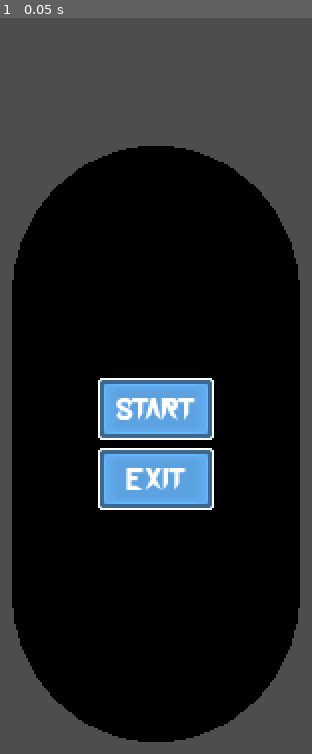
Above: before the commit, frame 1.
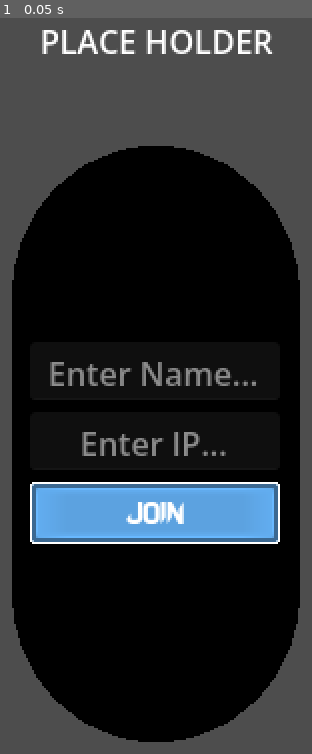
Above: after the commit, the same moment.

Repository: eikap/ggj-2026
Game: Godot game, scene res://Scenes/WebGLTesting.tscn
The game is run twice, just before and just after one commit, with the same random seed, the same clock (stepped at 60 frames per second) and the same inputs. This scene is started directly instead of the project's main scene.
Inputs:
- Up to frame 1 (0.05 s): no input

The runs differ from the first frame. In frame 1, 13% of the frame differs, in the area x 9-90%, y 1-72%.

Commit message:
Adde fonts and updated UI

Diff:
--- a/Scenes/MainMenu.tscn
+++ b/Scenes/MainMenu.tscn
@@ -121,6 +121,20 @@
 grow_vertical = 2
 theme = ExtResource("1_8saeu")
 
+[node name="Title" type="Label" parent="." unique_id=1401671786]
+layout_mode = 1
+anchors_preset = 5
+anchor_left = 0.5
+anchor_right = 0.5
+offset_left = -62.5
+offset_right = 62.5
+offset_bottom = 23.0
+grow_horizontal = 2
+text = "Place Holder"
+horizontal_alignment = 1
+vertical_alignment = 1
+uppercase = true
+
 [node name="CenterContainer" type="CenterContainer" parent="." unique_id=1555548089]
 layout_mode = 1
 anchors_preset = 15
@@ -129,18 +143,20 @@
 grow_horizontal = 2
 grow_vertical = 2
 
-[node name="VBoxContainer" type="VBoxContainer" parent="CenterContainer" unique_id=973249283]
-layout_mode = 2
-
-[node name="TileMapLayer" type="TileMapLayer" parent="CenterContainer/VBoxContainer" unique_id=842321764]
+[node name="Start Menu" type="VBoxContainer" parent="CenterContainer" unique_id=2049251672]
+visible = false
+layout_mode = 2
+
+[node name="TileMapLayer" type="TileMapLayer" parent="CenterContainer/Start Menu" unique_id=808864482]
 tile_set = SubResource("TileSet_df05h")
 
-[node name="Button" type="Button" parent="CenterContainer/VBoxContainer" unique_id=809795461]
+[node name="Start" type="Button" parent="CenterContainer/Start Menu" unique_id=1779629343]
+custom_minimum_size = Vector2(125, 30)
 layout_mode = 2
 text = "Start"
 icon = SubResource("AtlasTexture_853f1")
 
-[node name="NinePatchRect" type="NinePatchRect" parent="CenterContainer/VBoxContainer/Button" unique_id=1891880113]
+[node name="NinePatchRect" type="NinePatchRect" parent="CenterContainer/Start Menu/Start" unique_id=1202473172]
 layout_mode = 1
 anchors_preset = 15
 anchor_right = 1.0
@@ -154,7 +170,7 @@
 patch_margin_right = 4
 patch_margin_bottom = 4
 
-[node name="Label" type="Label" parent="CenterContainer/VBoxContainer/Button" unique_id=290125864]
+[node name="Label2" type="Label" parent="CenterContainer/Start Menu/Start" unique_id=1295308369]
 layout_mode = 1
 anchors_preset = 8
 anchor_left = 0.5
@@ -173,13 +189,13 @@
 vertical_alignment = 1
 uppercase = true
 
-[node name="Button3" type="Button" parent="CenterContainer/VBoxContainer" unique_id=1130476646]
-layout_mode = 2
-text = "
-"
+[node name="Exit" type="Button" parent="CenterContainer/Start Menu" unique_id=1137124415]
+custom_minimum_size = Vector2(125, 30)
+layout_mode = 2
+text = "Exit"
 icon = SubResource("AtlasTexture_853f1")
 
-[node name="NinePatchRect" type="NinePatchRect" parent="CenterContainer/VBoxContainer/Button3" unique_id=2036501386]
+[node name="NinePatchRect" type="NinePatchRect" parent="CenterContainer/Start Menu/Exit" unique_id=158885283]
 layout_mode = 1
 anchors_preset = 15
 anchor_right = 1.0
@@ -193,7 +209,7 @@
 patch_margin_right = 4
 patch_margin_bottom = 4
 
-[node name="Label2" type="Label" parent="CenterContainer/VBoxContainer/Button3" unique_id=1268859550]
+[node name="Label2" type="Label" parent="CenterContainer/Start Menu/Exit" unique_id=1791776594]
 layout_mode = 1
 anchors_preset = 8
 anchor_left = 0.5
@@ -211,3 +227,58 @@
 horizontal_alignment = 1
 vertical_alignment = 1
 uppercase = true
+
+[node name="Join Menu" type="VBoxContainer" parent="CenterContainer" unique_id=1614474952]
+layout_mode = 2
+
+[node name="TileMapLayer" type="TileMapLayer" parent="CenterContainer/Join Menu" unique_id=255610155]
+tile_set = SubResource("TileSet_df05h")
+
+[node name="LineEdit" type="LineEdit" parent="CenterContainer/Join Menu" unique_id=824555037]
+layout_mode = 2
+placeholder_text = "Enter Name..."
+alignment = 1
+
+[node name="LineEdit2" type="LineEdit" parent="CenterContainer/Join Menu" unique_id=1357824178]
+layout_mode = 2
+placeholder_text = "Enter IP..."
+alignment = 1
+
+[node name="Join" type="Button" parent="CenterContainer/Join Menu" unique_id=158275896]
+custom_minimum_size = Vector2(125, 30)
+layout_mode = 2
+text = "Join"
+icon = SubResource("AtlasTexture_853f1")
+
+[node name="NinePatchRect" type="NinePatchRect" parent="CenterContainer/Join Menu/Join" unique_id=506917080]
+layout_mode = 1
+anchors_preset = 15
+anchor_right = 1.0
+anchor_bottom = 1.0
+grow_horizontal = 2
+grow_vertical = 2
+texture = SubResource("AtlasTexture_8um5k")
+region_rect = Rect2(0, 0, 12, 12)
+patch_margin_left = 4
+patch_margin_top = 4
+patch_margin_right = 4
+patch_margin_bottom = 4
+
+[node name="Label2" type="Label" parent="CenterContainer/Join Menu/Join" unique_id=685064482]
+layout_mode = 1
+anchors_preset = 8
+anchor_left = 0.5
+anchor_top = 0.5
+anchor_right = 0.5
+anchor_bottom = 0.5
+offset_left = -20.0
+offset_top = -9.0
+offset_right = 20.0
+offset_bottom = 9.0
+grow_horizontal = 2
+grow_vertical = 2
+theme_override_fonts/font = ExtResource("4_ghw46")
+text = "Join"
+horizontal_alignment = 1
+vertical_alignment = 1
+uppercase = true
--- /dev/null
+++ b/UI/Elements/button.gd
@@ -0,0 +1,21 @@
+@tool
+extends Button
+
+@onready var label: Label = $Label
+
+@export var buttontext : String:
+	set(value):
+		buttontext = value
+		if label:
+			label.text = value
+
+
+
+# Called when the node enters the scene tree for the first time.
+func _ready() -> void:
+	$Label.text = buttontext
+
+
+func _process(delta: float) -> void:
+	$Label.text = buttontext
+	pass
--- /dev/null
+++ b/UI/Elements/button.tscn
@@ -0,0 +1,51 @@
+[gd_scene format=3 uid="uid://1nkn8l6440dq"]
+
+[ext_resource type="Texture2D" uid="uid://dvatgi5bx1roq" path="res://UI/Tilesheets/Small tiles/Thick outline/tilemap.png" id="1_merok"]
+[ext_resource type="Script" uid="uid://crkts1ktg3r10" path="res://UI/Elements/button.gd" id="2_5doto"]
+[ext_resource type="FontFile" uid="uid://djtcka3amng2q" path="res://UI/Font/AQUATIC.ttf" id="2_owwic"]
+
+[sub_resource type="AtlasTexture" id="AtlasTexture_853f1"]
+atlas = ExtResource("1_merok")
+region = Rect2(53, 53, 12, 12)
+
+[sub_resource type="AtlasTexture" id="AtlasTexture_8um5k"]
+atlas = ExtResource("1_merok")
+region = Rect2(53, 53, 12, 12)
+
+[node name="Button" type="Button" unique_id=280053826]
+text = "START"
+icon = SubResource("AtlasTexture_853f1")
+script = ExtResource("2_5doto")
+
+[node name="NinePatchRect" type="NinePatchRect" parent="." unique_id=1166972073]
+layout_mode = 1
+anchors_preset = 15
+anchor_right = 1.0
+anchor_bottom = 1.0
+grow_horizontal = 2
+grow_vertical = 2
+texture = SubResource("AtlasTexture_8um5k")
+region_rect = Rect2(0, 0, 12, 12)
+patch_margin_left = 4
+patch_margin_top = 4
+patch_margin_right = 4
+patch_margin_bottom = 4
+
+[node name="Label" type="Label" parent="." unique_id=668060803]
+layout_mode = 1
+anchors_preset = 8
+anchor_left = 0.5
+anchor_top = 0.5
+anchor_right = 0.5
+anchor_bottom = 0.5
+offset_left = -20.0
+offset_top = -9.0
+offset_right = 20.0
+offset_bottom = 9.0
+grow_horizontal = 2
+grow_vertical = 2
+theme_override_fonts/font = ExtResource("2_owwic")
+text = "Start"
+horizontal_alignment = 1
+vertical_alignment = 1
+uppercase = true
Not shown, added: UI/Elements/button.gd.uid
Binary file added: UI/Font/Aerofoil.ttf
Not shown, added: UI/Font/Aerofoil.ttf.import
Binary file added: UI/Font/Finalnew.ttf
Not shown, added: UI/Font/Finalnew.ttf.import
